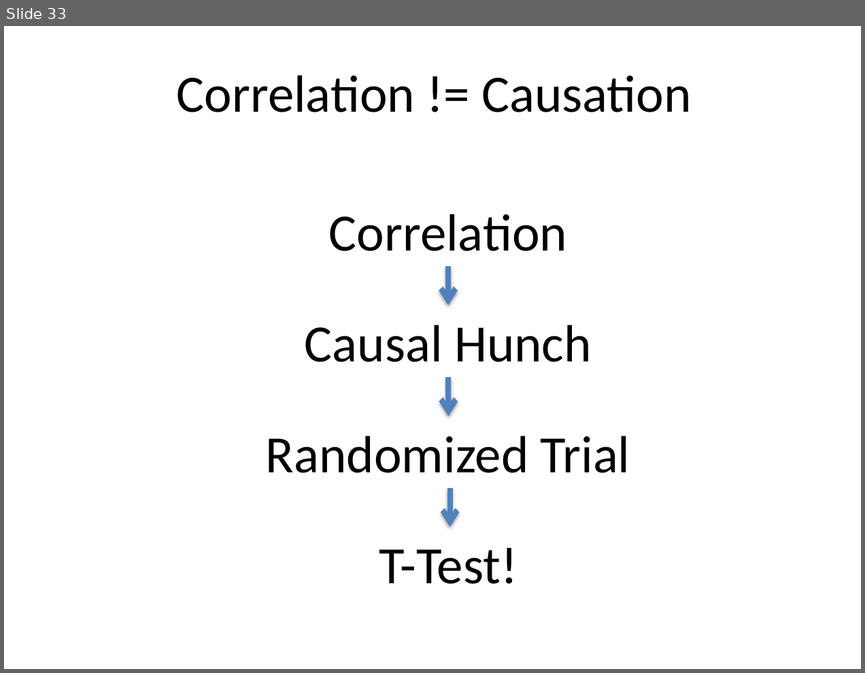
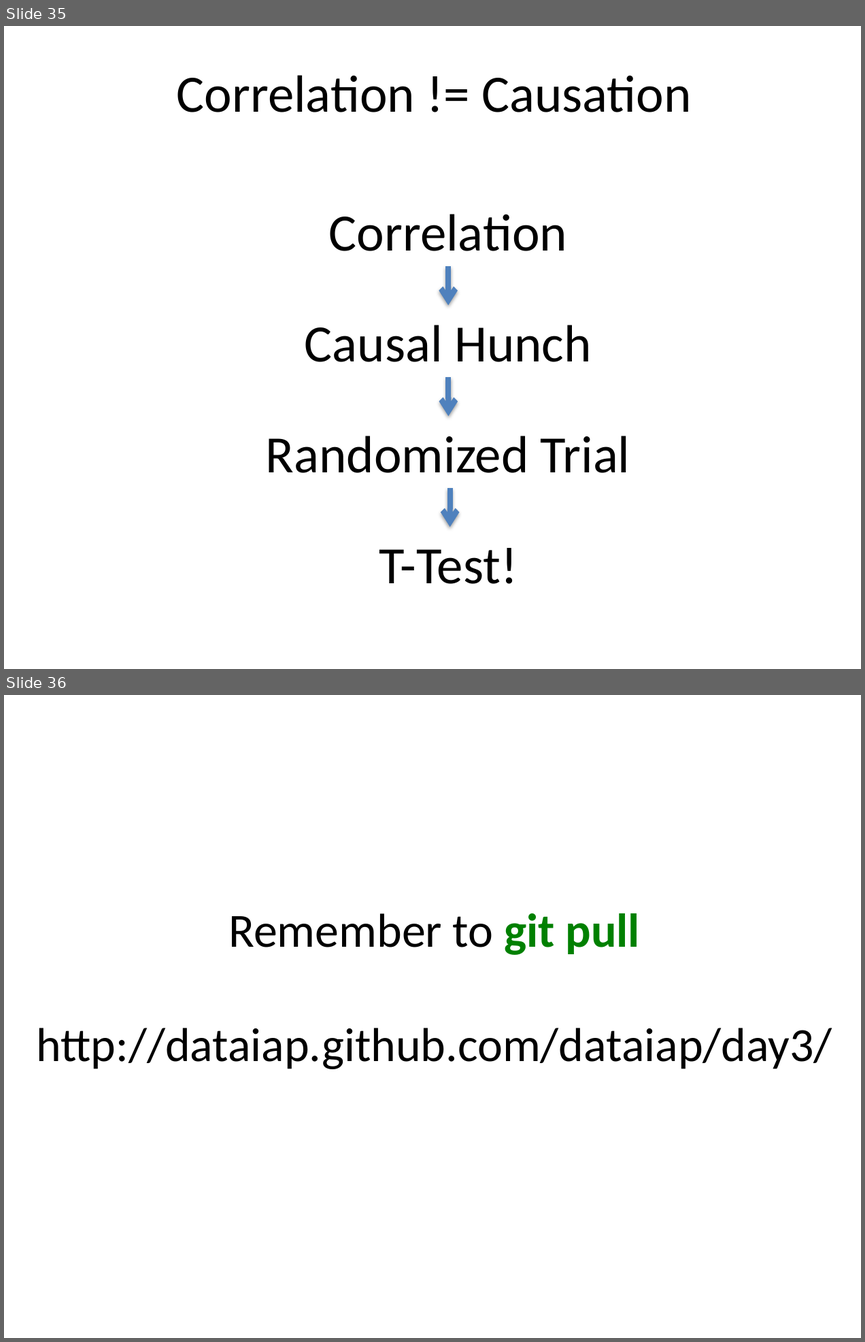
Before and after one commit to dataiap/dataiap, a slide deck: lectures/day3.pptx. Shown one above the other, each under a label of ours: slide 33 before the commit, slides 35 and 36 after it. The pictures are 865x673 and 865x1342 pixels, drawn with LibreOffice and Linux fonts; fonts in the diff are those of the drawing. Boxes give left, top, right and bottom in pixels: in the first picture for what was removed or moved away, otherwise in the second. Text is boxed around its words. In the diff, an @@ line names an element or a change of style, - is before the commit and + after.

```diff
--- a/lectures/day3.pptx
+++ b/lectures/day3.pptx
@@ slide 36 added at box(4, 695, 861, 1338), background #FFFFFF @@
@@ text added at box(36, 913, 832, 1069), 40 pt, text #000000 @@
+Remember to git pull
+http://dataiap.github.com/dataiap/day3/
@@ what was slide 33 is now slide 35 @@
```
Also in this commit, not shown: 4 slides changed, 3 other slides added, 2 slides removed.
